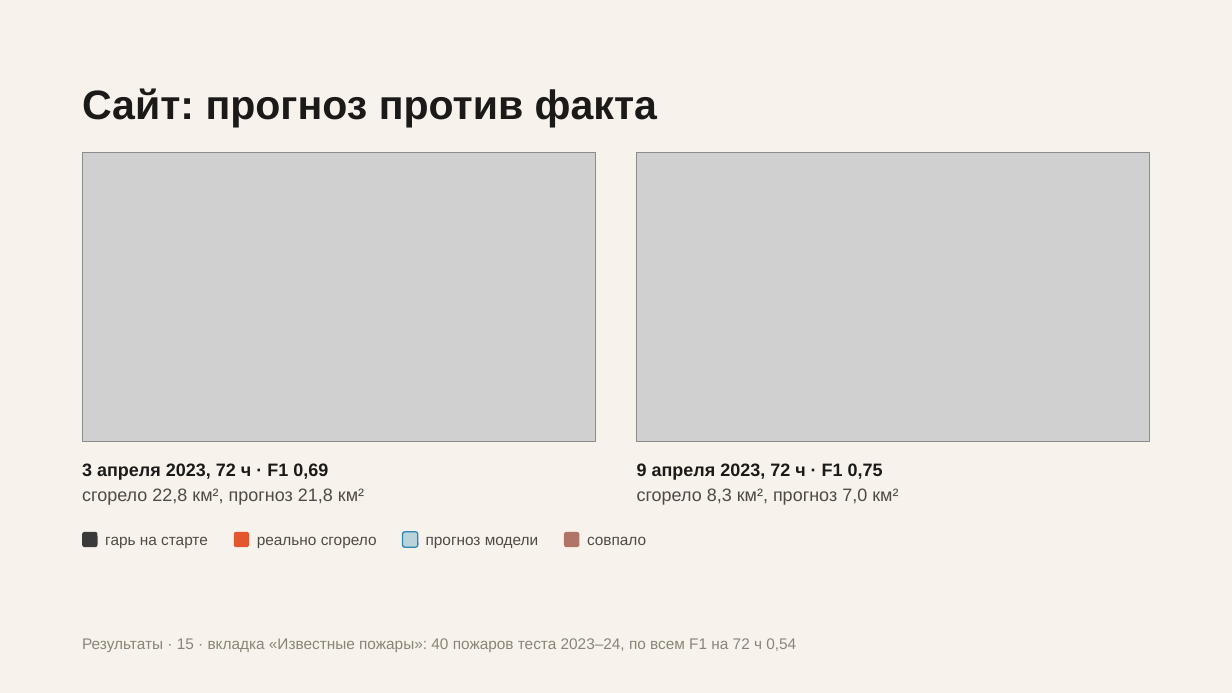
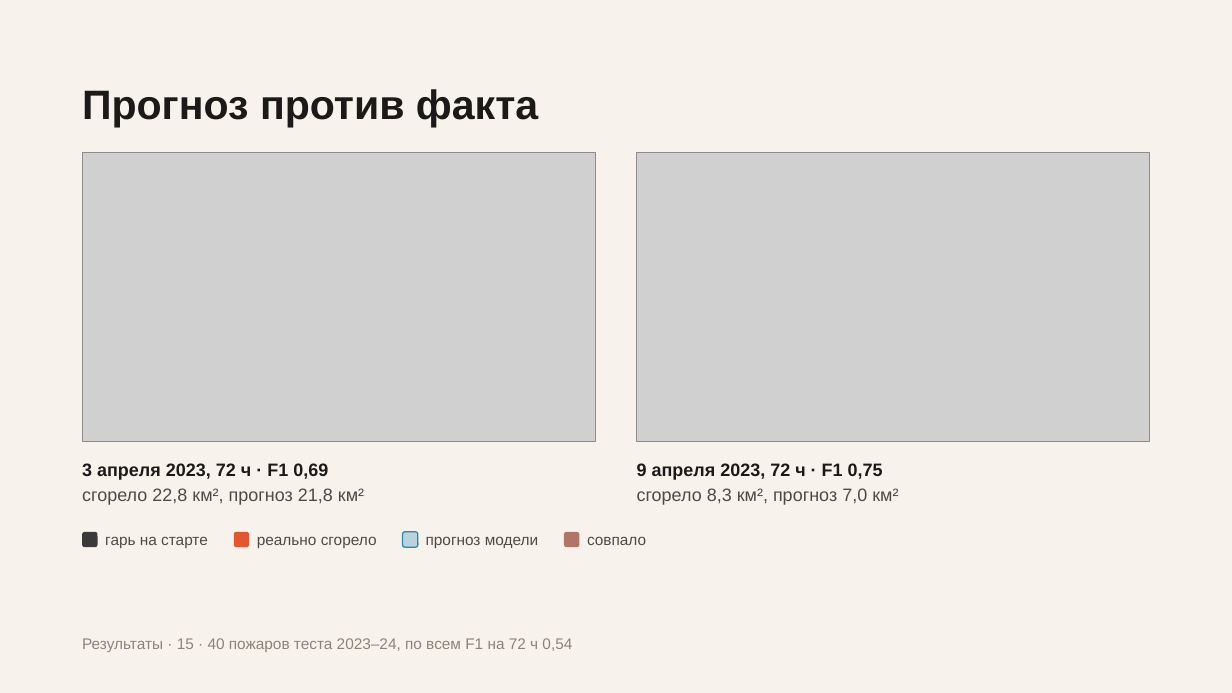
Before and after one commit to Bekabaev/fire_proj, a slide deck: slide 15 of presentation/presentation_short.pptx. Drawn at 1232x693 pixels with LibreOffice and Linux fonts; fonts in the diff are those of the drawing; grey boxes stand for pictures. Boxes give left, top, right and bottom in pixels: in the first picture for what was removed or moved away, otherwise in the second. Text is boxed around its words. In the diff, an @@ line names an element or a change of style, - is before the commit and + after.

```diff
--- a/presentation/presentation_short.pptx
+++ b/presentation/presentation_short.pptx
@@ text at (82,89,538,127): text changed @@
-Сайт: прогноз против факта
+Прогноз против факта
@@ text at (82,638,572,652): text changed @@
-Результаты · 15 · вкладка «Известные пожары»: 40 пожаров теста 2023–24, по всем F1 на 72 ч 0,54
+Результаты · 15 · 40 пожаров теста 2023–24, по всем F1 на 72 ч 0,54
```
Also in this commit, not shown: 8 other slides changed, 9 other files.
